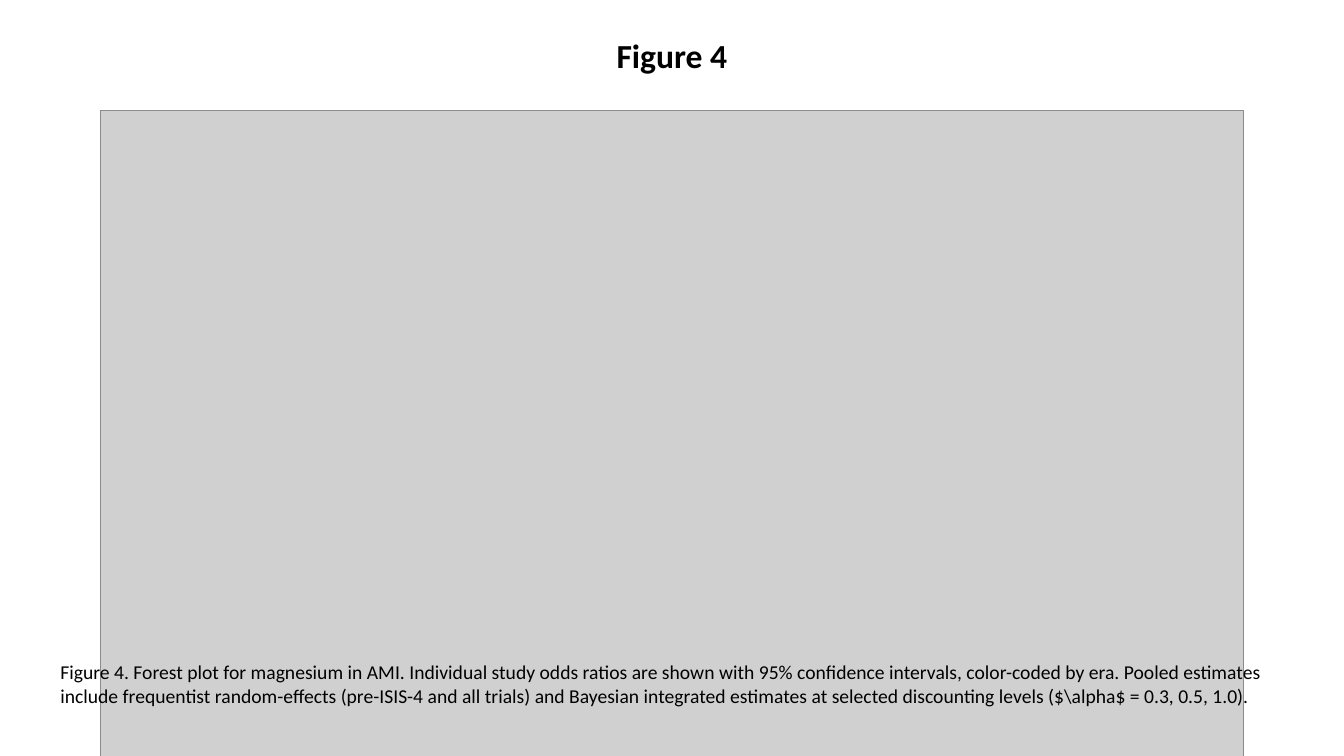
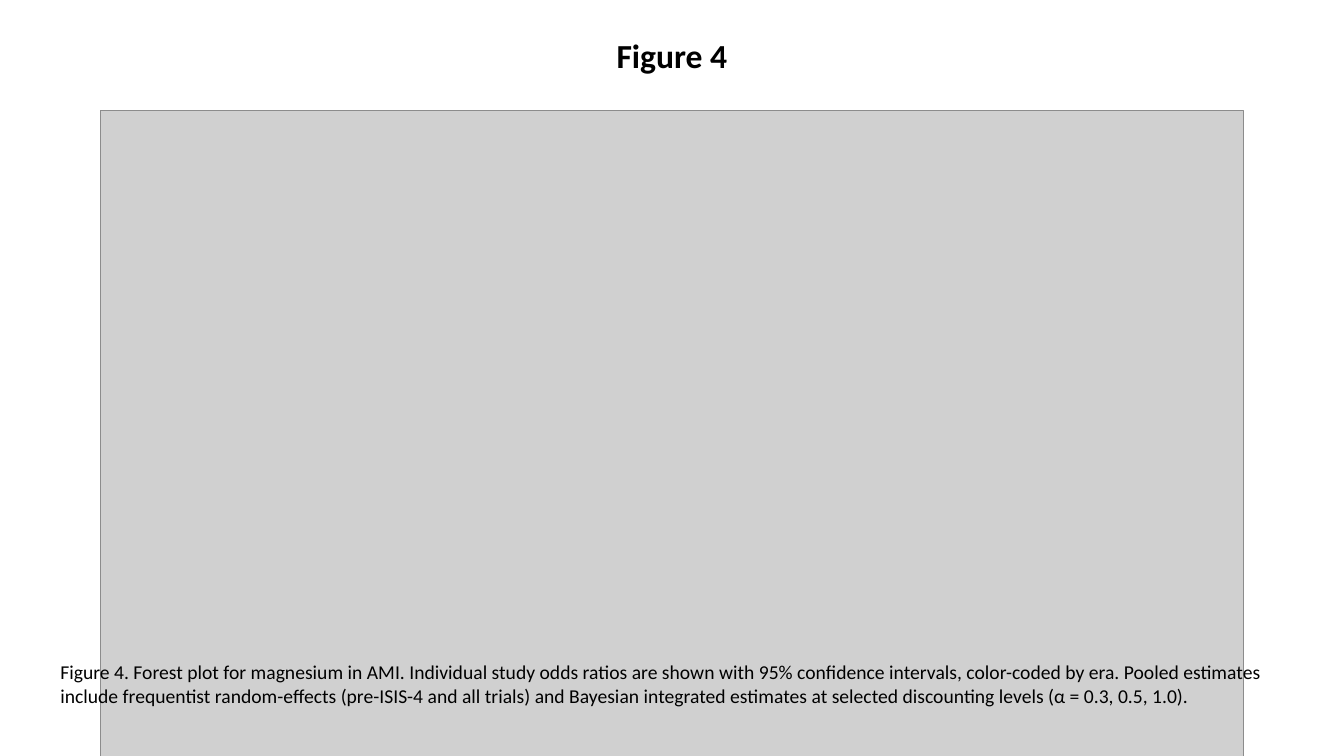
Before and after one commit to bougtoir/kotha-rct-decomposition, a slide deck: slide 4 of rct-decomposition/KOTHA_Framework_CCT_figures.pptx. Drawn at 1344x756 pixels with LibreOffice and Linux fonts; fonts in the diff are those of the drawing; grey boxes stand for pictures. Boxes give left, top, right and bottom in pixels: in the first picture for what was removed or moved away, otherwise in the second. Text is boxed around its words. In the diff, an @@ line names an element or a change of style, - is before the commit and + after.

```diff
--- a/rct-decomposition/KOTHA_Framework_CCT_figures.pptx
+++ b/rct-decomposition/KOTHA_Framework_CCT_figures.pptx
@@ text at (60, 663, 1260, 709): text changed @@
-Figure 4. Forest plot for magnesium in AMI. Individual study odds ratios are shown with 95% confidence intervals, color-coded by era. Pooled estimates include frequentist random-effects (pre-ISIS-4 and all trials) and Bayesian integrated estimates at selected discounting levels ($\alpha$ = 0.3, 0.5, 1.0).
+Figure 4. Forest plot for magnesium in AMI. Individual study odds ratios are shown with 95% confidence intervals, color-coded by era. Pooled estimates include frequentist random-effects (pre-ISIS-4 and all trials) and Bayesian integrated estimates at selected discounting levels (α = 0.3, 0.5, 1.0).
```
Also in this commit, not shown: 2 other slides changed, 7 other files.
